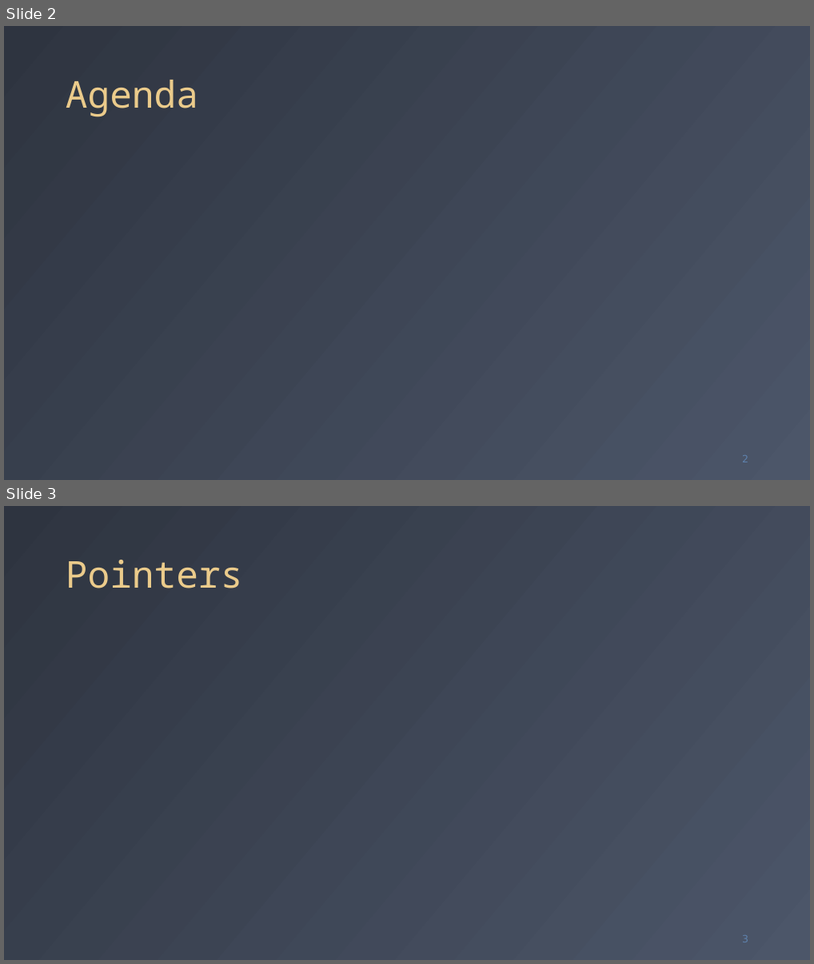
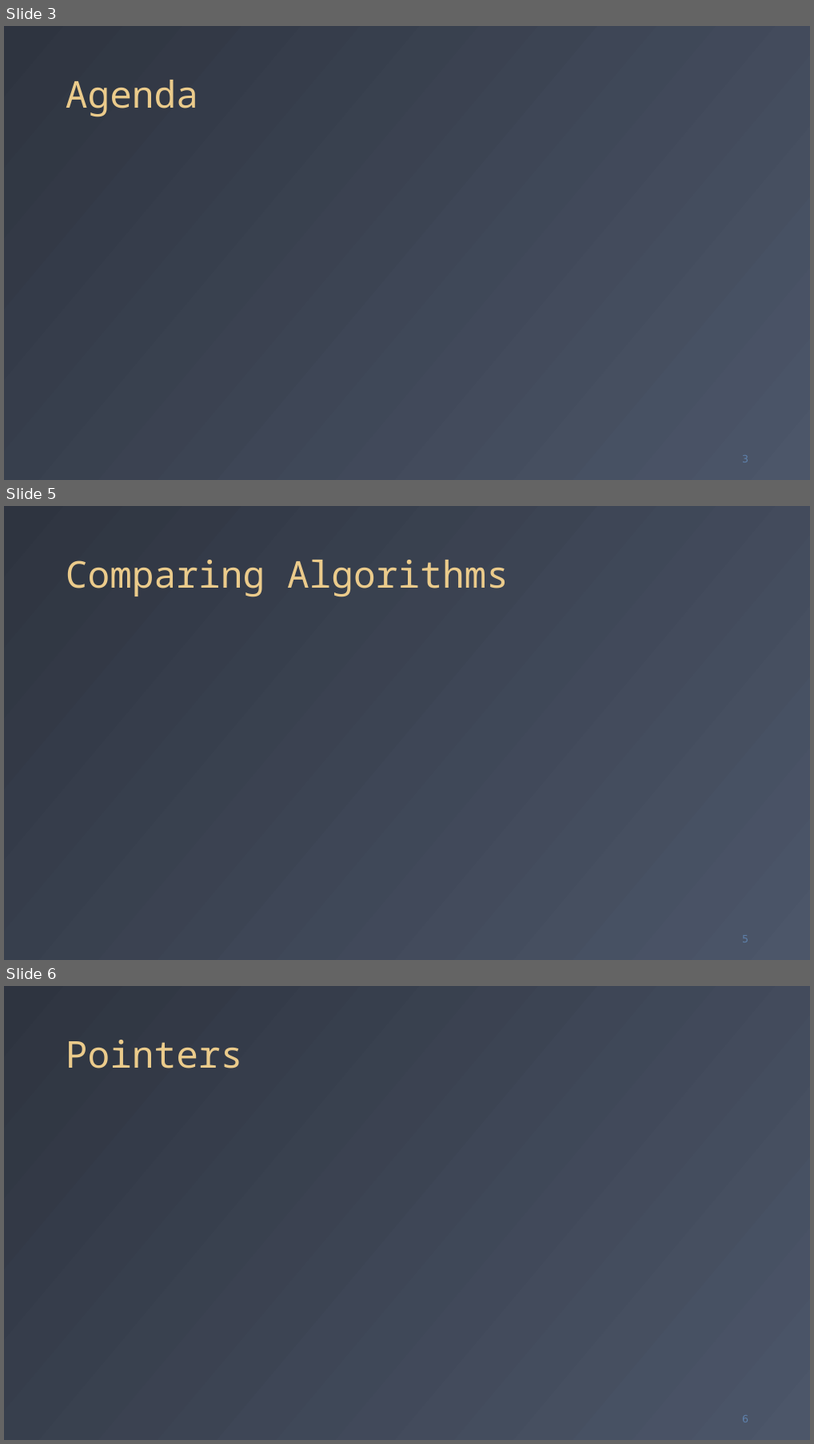
Before and after one commit to fchauvel/aldast-course, a slide deck: templates/slides_template.potx. Shown one above the other, each under a label of ours: slides 2 and 3 before the commit, slides 3, 5 and 6 after it; the slides between them are not shown. The pictures are 814x964 and 814x1444 pixels, drawn with LibreOffice and Linux fonts; fonts in the diff are those of the drawing. Boxes give left, top, right and bottom in pixels: in the first picture for what was removed or moved away, otherwise in the second. Text is boxed around its words. In the diff, an @@ line names an element or a change of style, - is before the commit and + after.

```diff
--- a/templates/slides_template.potx
+++ b/templates/slides_template.potx
@@ slide 5 added at (4, 506, 810, 960), background gradient #2E3440 to #4C5669 @@
@@ title added at (66, 560, 509, 597), 44 pt, text #EBCB8B @@
+Comparing Algorithms
@@ page number added at (742, 935, 749, 942), 12 pt, text #5E81AC @@
+5
@@ what was slide 2 is now slide 3 @@
@@ what was slide 3 is now slide 6 @@
@@ page number at (742, 1415, 749, 1422): text changed @@
-3
+6
```
Also in this commit, not shown: 2 slides changed, 2 other slides added, 12 other files.
